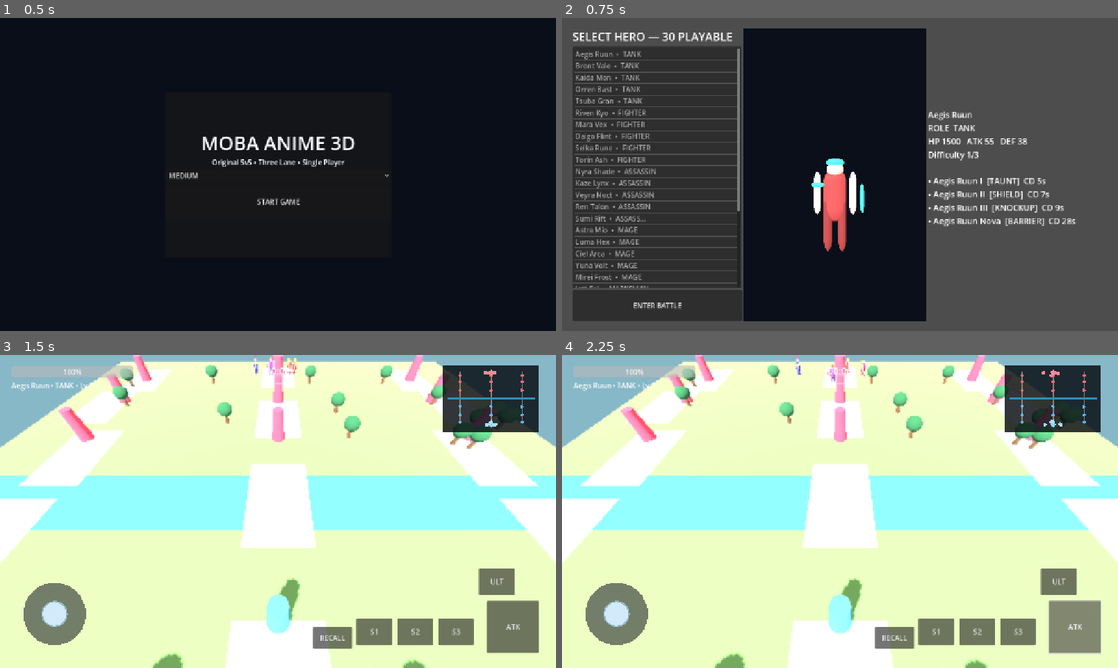
Above: before the commit, frames 1-4 (two rows, left to right).
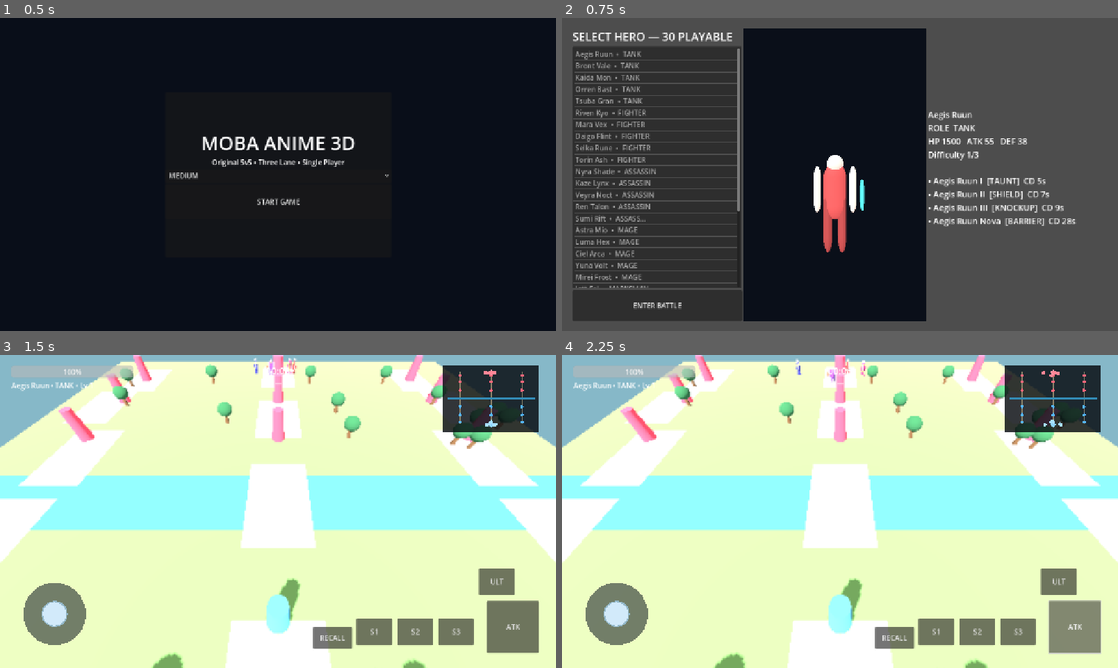
Above: after the commit, the same moments.

Repository: Ruzakj/moba-anime-3d
Game: Godot game, scene res://ui/menu/MainMenu.tscn
Same seed, same stepped clock (60 frames per second), same inputs: the game is played once before the commit and once after it.
Inputs:
- Up to frame 1 (0.5 s): no input
- Up to frame 2 (0.75 s): click "START GAME" at 0.5 s
- Up to frame 3 (1.5 s): click "ENTER BATTLE" at 1.25 s
- Up to frame 4 (2.25 s): click "ATK" at 2 s

Frame 1 is identical in both runs. In frame 2, 0.4% of the frame differs, in the area x 44-55%, y 43-75%; in frame 3, less than 0.1%; in frame 4, less than 0.1%.

Commit message:
feat: render heroes with KayKit animated GLB characters

Diff:
--- a/heroes/ProceduralHero.gd
+++ b/heroes/ProceduralHero.gd
@@ -1,5 +1,9 @@
 class_name ProceduralHero
 extends Combatant
+
+const KAYKIT_ROOT := "res://third_party/kaykit_adventurers/addons/kaykit_character_pack_adventures/Characters/gltf/"
+const KENNEY_VFX_ROOT := "res://third_party/kenney_particle_pack/addons/kenney_particle_pack/"
+
 var definition:Dictionary
 var controlled_by_player:=false
 var cooldowns:Array[float]=[0.0,0.0,0.0,0.0]
@@ -9,12 +13,16 @@
 var prop:MeshInstance3D
 var skeleton:Skeleton3D
 var marked_targets:Dictionary={}
+var using_asset_visual:=false
+var asset_model:Node3D
+var asset_animator:AnimationPlayer
+var _locomotion_state:=""
 
 func setup(def:Dictionary,p_team:int,is_player:=false)->void:
 	definition=def
 	controlled_by_player=is_player
 	configure(def,p_team)
-	_build_humanoid(int(def.variant))
+	_build_humanoid(int(def.variant),String(def.role))
 
 func _physics_process(delta:float)->void:
 	for i in 4:cooldowns[i]=max(0.0,cooldowns[i]-delta)
@@ -31,8 +39,56 @@
 			if Input.is_action_just_pressed(action):cast_skill(i)
 	_animate_body(delta)
 
-func _build_humanoid(v:int)->void:
-	visual=Node3D.new();visual.name="VisualRoot3D";visual.scale.y=0.92+0.035*(v%5);add_child(visual)
+func _asset_for_role(role:String,v:int)->String:
+	match role.to_lower():
+		"tank":return "Knight.glb"
+		"fighter":return "Barbarian.glb"
+		"assassin":return "Rogue_Hooded.glb" if v%2==0 else "Rogue.glb"
+		"mage":return "Mage.glb"
+		"marksman":return "Rogue.glb"
+		"support":return "Mage.glb"
+		_:return ["Knight.glb","Barbarian.glb","Mage.glb","Rogue.glb","Rogue_Hooded.glb"][v%5]
+
+func _build_humanoid(v:int,role:String)->void:
+	visual=Node3D.new();visual.name="VisualRoot3D";add_child(visual)
+	var asset_path:=KAYKIT_ROOT+_asset_for_role(role,v)
+	if ResourceLoader.exists(asset_path):
+		var packed=load(asset_path)
+		if packed is PackedScene:
+			asset_model=packed.instantiate()
+			asset_model.name="KayKitAssetModel"
+			asset_model.scale=Vector3.ONE*(1.02+0.025*(v%3))
+			visual.add_child(asset_model)
+			using_asset_visual=true
+			asset_animator=_find_animation_player(asset_model)
+			_play_anim_matching(["idle"],true)
+	if not using_asset_visual:
+		_build_fallback_humanoid(v)
+	var col=CollisionShape3D.new();var shape=CapsuleShape3D.new();shape.radius=0.55;shape.height=2.2;col.shape=shape;col.position.y=1.1;add_child(col)
+
+func _find_animation_player(node:Node)->AnimationPlayer:
+	if node is AnimationPlayer:return node
+	for child in node.get_children():
+		var found:=_find_animation_player(child)
+		if found:return found
+	return null
+
+func _play_anim_matching(tokens:Array[String],looped:=false)->bool:
+	if not asset_animator:return false
+	for lib_name in asset_animator.get_animation_library_list():
+		var lib:=asset_animator.get_animation_library(lib_name)
+		for anim_name in lib.get_animation_list():
+			var lowered:=String(anim_name).to_lower()
+			for token in tokens:
+				if lowered.contains(token):
+					var full:=String(anim_name) if String(lib_name)=="" else String(lib_name)+"/"+String(anim_name)
+					var anim:=lib.get_animation(anim_name)
+					if anim:anim.loop_mode=Animation.LOOP_LINEAR if looped else Animation.LOOP_NONE
+					asset_animator.play(full,0.12)
+					return true
+	return false
+
+func _build_fallback_humanoid(v:int)->void:
 	skeleton=Skeleton3D.new();skeleton.name="HumanoidSkeleton3D";visual.add_child(skeleton);_build_bones()
 	var skin=Color.from_hsv(fmod(0.04+v*0.017,1.0),0.20,0.95)
 	var cloth=Color.from_hsv(fmod(v*0.083,1.0),0.62,0.75)
@@ -40,27 +96,17 @@
 	var width=0.76+0.045*(v%5)
 	_part("Torso",Vector3(0,1.55,0),Vector3(width,0.95,0.46+0.03*(v%3)),cloth,"capsule")
 	_part("Head",Vector3(0,2.48,0),Vector3(0.56,0.58,0.56),skin,"sphere")
-	_build_hair(v,accent)
 	_part("ArmL",Vector3(-0.60,1.62,0),Vector3(0.24,0.78,0.24),skin,"capsule")
 	_part("ArmR",Vector3(0.60,1.62,0),Vector3(0.24,0.78,0.24),skin,"capsule")
 	_part("LegL",Vector3(-0.24,0.58,0),Vector3(0.29,1.08,0.33),cloth.darkened(0.18),"capsule")
 	_part("LegR",Vector3(0.24,0.58,0),Vector3(0.29,1.08,0.33),cloth.darkened(0.18),"capsule")
-	_build_prop(v,accent);_build_accessory(v,accent)
-	var col=CollisionShape3D.new();var shape=CapsuleShape3D.new();shape.radius=0.55;shape.height=2.2;col.shape=shape;col.position.y=1.1;add_child(col)
+	_build_prop(v,accent)
 
 func _build_bones()->void:
 	var names=["root","hips","spine","chest","neck","head","arm_l","arm_r","leg_l","leg_r","hand_r"]
 	var parents=[-1,0,1,2,3,4,3,3,1,1,7]
 	for n in names:skeleton.add_bone(n)
 	for i in range(1,names.size()):skeleton.set_bone_parent(i,parents[i])
-
-func _build_hair(v:int,c:Color)->void:
-	match v%5:
-		0:_part("Hair",Vector3(0,2.74,0),Vector3(0.62,0.30,0.62),c,"sphere")
-		1:_part("Hair",Vector3(0,2.73,0),Vector3(0.60,0.26,0.60),c,"sphere");_part("Ponytail",Vector3(0,2.35,0.38),Vector3(0.20,0.65,0.20),c,"capsule")
-		2:_part("Hair",Vector3(0,2.72,0),Vector3(0.61,0.25,0.61),c,"sphere");_part("TwinL",Vector3(-0.48,2.45,0.1),Vector3(0.16,0.55,0.16),c,"capsule");_part("TwinR",Vector3(0.48,2.45,0.1),Vector3(0.16,0.55,0.16),c,"capsule")
-		3:_part("HairSpike",Vector3(0,2.92,0),Vector3(0.30,0.55,0.30),c,"cylinder")
-		_:_part("Hair",Vector3(0,2.77,0),Vector3(0.66,0.37,0.66),c,"sphere")
 
 func _build_prop(v:int,c:Color)->void:
 	match v%5:
@@ -71,15 +117,6 @@
 		_:prop=_part("Guard",Vector3(0.86,1.48,-0.1),Vector3(0.48,0.12,0.48),c,"cylinder")
 	prop.rotation.x=PI/2.0
 
-func _build_accessory(v:int,c:Color)->void:
-	match v%6:
-		0:_part("Shoulder",Vector3(-0.58,1.92,0),Vector3(0.45,0.22,0.45),c,"sphere")
-		1:_part("BackCape",Vector3(0,1.45,0.30),Vector3(0.72,1.0,0.12),c.darkened(0.25),"capsule")
-		2:_part("Crest",Vector3(0,3.08,0),Vector3(0.16,0.48,0.16),c,"cylinder")
-		3:_part("Waist",Vector3(0,1.02,0),Vector3(0.78,0.18,0.45),c,"capsule")
-		4:_part("ShoulderR",Vector3(0.58,1.93,0),Vector3(0.46,0.24,0.46),c,"sphere")
-		_:_part("BackGem",Vector3(0,1.72,0.40),Vector3(0.24,0.24,0.24),c,"sphere")
-
 func _part(n:String,pos:Vector3,s:Vector3,c:Color,kind:String)->MeshInstance3D:
 	var mi=MeshInstance3D.new();mi.name=n;mi.position=pos;mi.scale=s
 	var mesh:PrimitiveMesh
@@ -90,14 +127,18 @@
 
 func _animate_body(delta:float)->void:
 	if visual==null:return
+	if using_asset_visual:
+		var next_state:="run" if velocity.length()>0.2 else "idle"
+		if next_state!=_locomotion_state and (not asset_animator or not asset_animator.is_playing() or _locomotion_state in ["idle","run"]):
+			_locomotion_state=next_state
+			if next_state=="run":_play_anim_matching(["run","walk"],true)
+			else:_play_anim_matching(["idle"],true)
+		return
 	_anim_t+=delta*(5.0 if velocity.length()>0.2 else 1.5);visual.position.y=sin(_anim_t)*0.025
 	var l=visual.get_node_or_null("LegL");var r=visual.get_node_or_null("LegR")
 	if velocity.length()>0.2:
 		if l:l.rotation.x=sin(_anim_t)*0.45
 		if r:r.rotation.x=-sin(_anim_t)*0.45
-	else:
-		if l:l.rotation.x=lerp(l.rotation.x,0.0,0.15)
-		if r:r.rotation.x=lerp(r.rotation.x,0.0,0.15)
 
 func basic_attack()->void:
 	var target=_nearest_enemy(attack_range)
@@ -105,12 +146,14 @@
 		var bonus:=1.35 if marked_targets.has(target.get_instance_id()) else 1.0
 		target.apply_damage(attack_power*bonus,team)
 		if bonus>1.0:marked_targets.erase(target.get_instance_id())
+		_spawn_skill_vfx("attack",target.global_position)
 		_play_cast_motion()
 
 func cast_skill(slot:int)->void:
 	if slot<0 or slot>3 or cooldowns[slot]>0.0:return
 	var s:Dictionary=definition.skills[slot];cooldowns[slot]=float(s.cooldown);_play_cast_motion()
 	var kind:String=s.kind;var power:=float(s.power);var radius:=float(s.radius);var duration:=float(s.duration);var target=_nearest_enemy(radius+attack_range)
+	_spawn_skill_vfx(kind,target.global_position if target else global_position-global_transform.basis.z*2.0)
 	match kind:
 		"HEAL":heal(power);_heal_allies(power*0.55,radius)
 		"SHIELD","BARRIER":shield+=power*2.0;_shield_allies(power*0.65,radius) if kind=="BARRIER" else null
@@ -121,8 +164,7 @@
 			if target:_projectile_attack(target,power,float(s.speed))
 		"MARK":
 			if target:marked_targets[target.get_instance_id()]=true;target.apply_damage(power*0.55,team)
-		"TAUNT":
-			_damage_area(radius,power*0.55);_slow_enemies(radius,0.65,duration)
+		"TAUNT":_damage_area(radius,power*0.55);_slow_enemies(radius,0.65,duration)
 		"CHARGE":
 			if target:global_position=global_position.lerp(target.global_position,0.7);target.apply_damage(power*1.15,team)
 		"SLOW":
@@ -138,12 +180,28 @@
 		_:
 			if target:target.apply_damage(power,team)
 
+func _spawn_skill_vfx(kind:String,world_pos:Vector3)->void:
+	var texture_name:="magic_01.png"
+	var k:=kind.to_lower()
+	if k.contains("attack") or k.contains("execute"):texture_name="muzzle_03.png"
+	elif k.contains("heal") or k.contains("shield") or k.contains("barrier"):texture_name="light_02.png"
+	elif k.contains("dash") or k.contains("blink"):texture_name="flare_01.png"
+	elif k.contains("area") or k.contains("knockup") or k.contains("taunt"):texture_name="circle_03.png"
+	var path:=KENNEY_VFX_ROOT+texture_name
+	if not ResourceLoader.exists(path):return
+	var sprite:=Sprite3D.new();sprite.texture=load(path);sprite.billboard=BaseMaterial3D.BILLBOARD_ENABLED;sprite.pixel_size=0.006;sprite.modulate=Color(0.75,0.9,1.0,0.95)
+	get_tree().current_scene.add_child(sprite);sprite.global_position=world_pos+Vector3(0,1.0,0);sprite.scale=Vector3(0.25,0.25,0.25)
+	var t=create_tween();t.set_parallel(true);t.tween_property(sprite,"scale",Vector3(1.3,1.3,1.3),0.32);t.tween_property(sprite,"modulate:a",0.0,0.38);t.set_parallel(false);t.tween_callback(sprite.queue_free)
+
 func _projectile_attack(target,power:float,speed:float)->void:
 	if not is_instance_valid(target):return
-	var orb=MeshInstance3D.new();var sm=SphereMesh.new();sm.radius=0.16;sm.height=0.32;var mat=StandardMaterial3D.new();mat.albedo_color=Color("d8f2ff");mat.emission_enabled=true;mat.emission=mat.albedo_color;sm.material=mat;orb.mesh=sm;get_tree().current_scene.add_child(orb);orb.global_position=global_position+Vector3(0,1.4,0)
-	var travel=max(0.08,global_position.distance_to(target.global_position)/max(4.0,speed));var t=create_tween();t.tween_property(orb,"global_position",target.global_position+Vector3(0,1.0,0),travel);t.tween_callback(func():
+	var sprite:=Sprite3D.new();var path:=KENNEY_VFX_ROOT+"magic_03.png"
+	if ResourceLoader.exists(path):sprite.texture=load(path)
+	sprite.billboard=BaseMaterial3D.BILLBOARD_ENABLED;sprite.pixel_size=0.004
+	get_tree().current_scene.add_child(sprite);sprite.global_position=global_position+Vector3(0,1.4,0)
+	var travel=max(0.08,global_position.distance_to(target.global_position)/max(4.0,speed));var t=create_tween();t.tween_property(sprite,"global_position",target.global_position+Vector3(0,1.0,0),travel);t.tween_callback(func():
 		if is_instance_valid(target):target.apply_damage(power,team)
-		if is_instance_valid(orb):orb.queue_free()
+		if is_instance_valid(sprite):sprite.queue_free()
 	)
 
 func _temporary_speed_buff(amount:float,duration:float)->void:
@@ -178,5 +236,8 @@
 	for n in get_tree().get_nodes_in_group("combatant"):
 		if n!=self and n.team!=team and not n.dead and global_position.distance_to(n.global_position)<=radius:_temporary_target_speed(n,scale_factor,duration)
 func _play_cast_motion()->void:
+	if using_asset_visual:
+		_locomotion_state="cast"
+		if _play_anim_matching(["attack","melee","cast","spell"],false):return
 	if prop:
 		var start:=prop.rotation.z;var t=create_tween();t.tween_property(prop,"rotation:z",start+1.1,0.10);t.tween_property(prop,"rotation:z",start,0.14)
